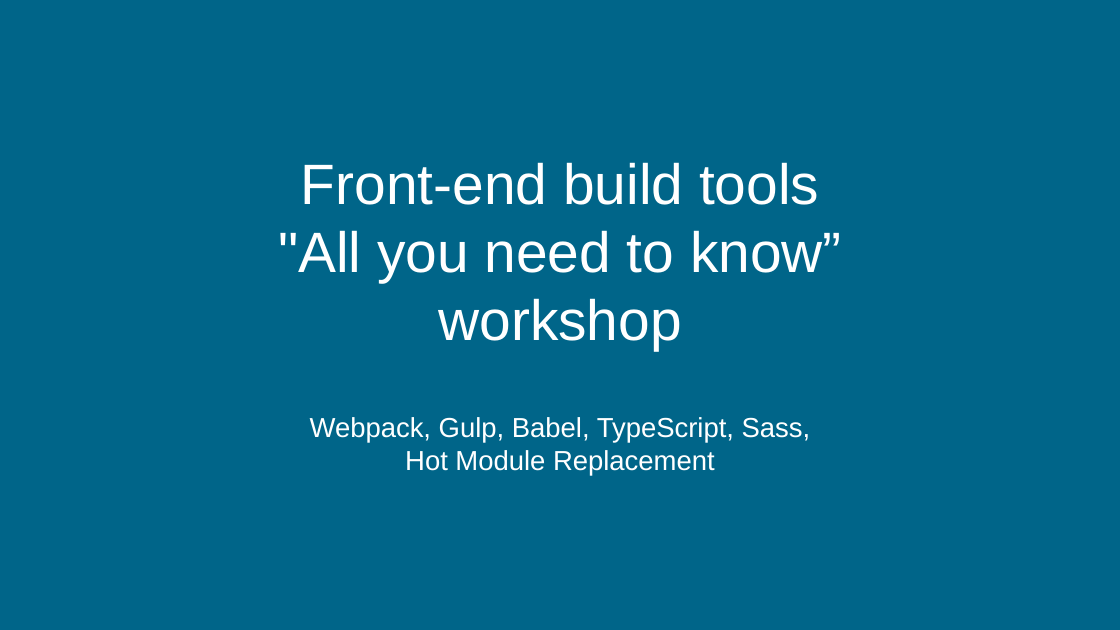
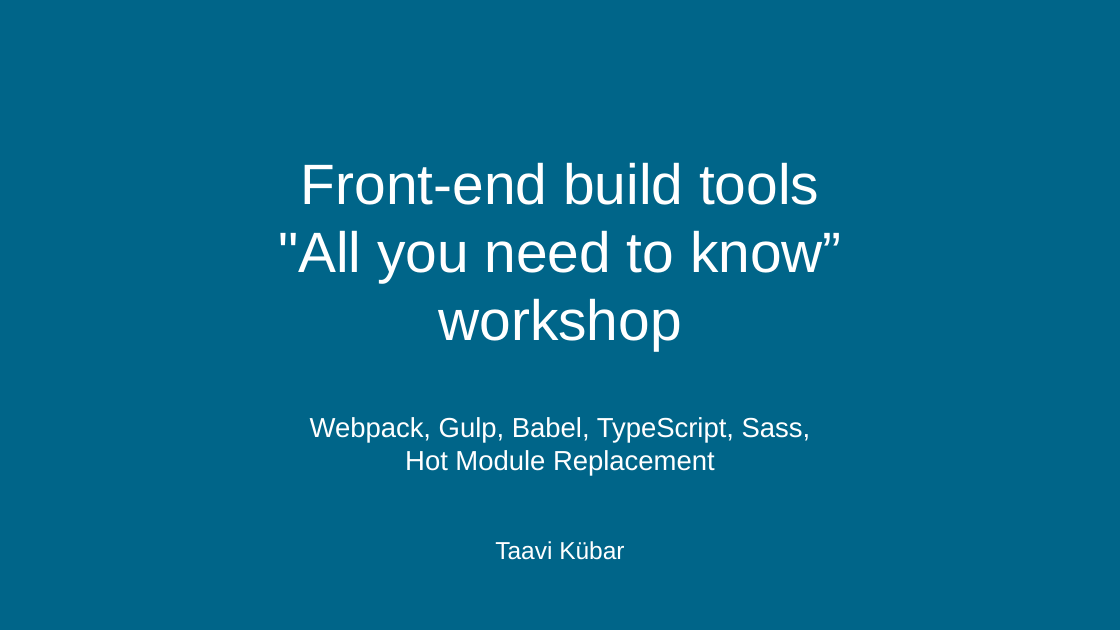
Before and after one commit to isaac-hiro/fe-build-tools-workshop, a slide deck: slide 1 of docs/pro-fe-build-tools.pptx. Drawn at 1120x630 pixels with LibreOffice and Linux fonts; fonts in the diff are those of the drawing. Boxes give left, top, right and bottom in pixels: in the first picture for what was removed or moved away, otherwise in the second. Text is boxed around its words. In the diff, an @@ line names an element or a change of style, - is before the commit and + after.

Commit message:
Update slides

```diff
--- a/docs/pro-fe-build-tools.pptx
+++ b/docs/pro-fe-build-tools.pptx
@@ text added at (495,541,624,560), 42 pt, text #FFFFFF @@
+Taavi Kübar
```
Also in this commit, not shown: 1 slide added, 1 slide removed, 3 other files.
